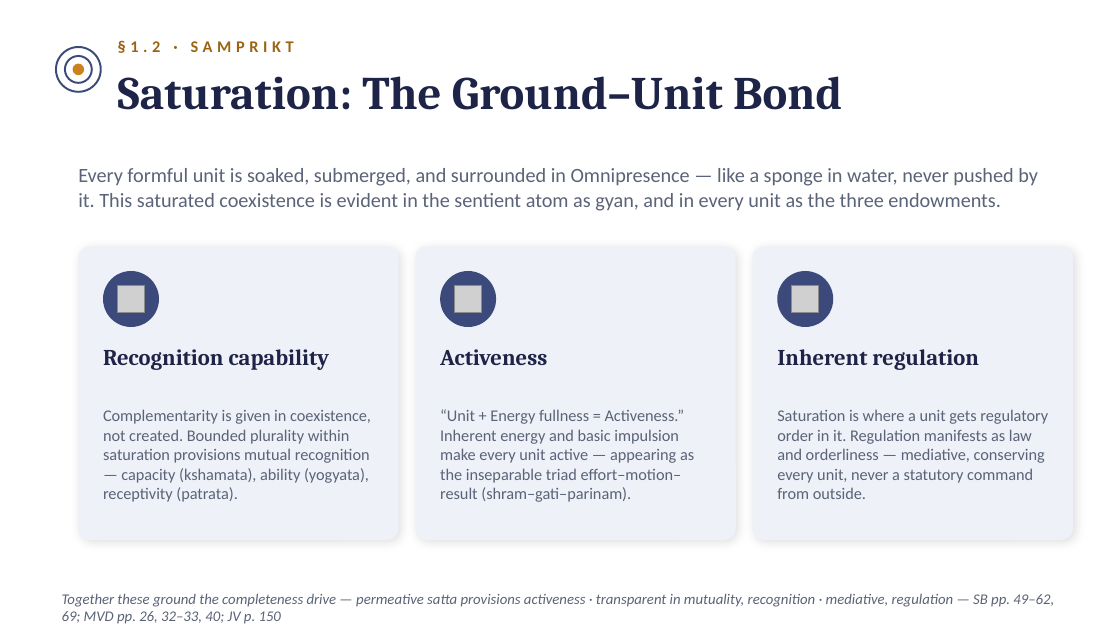
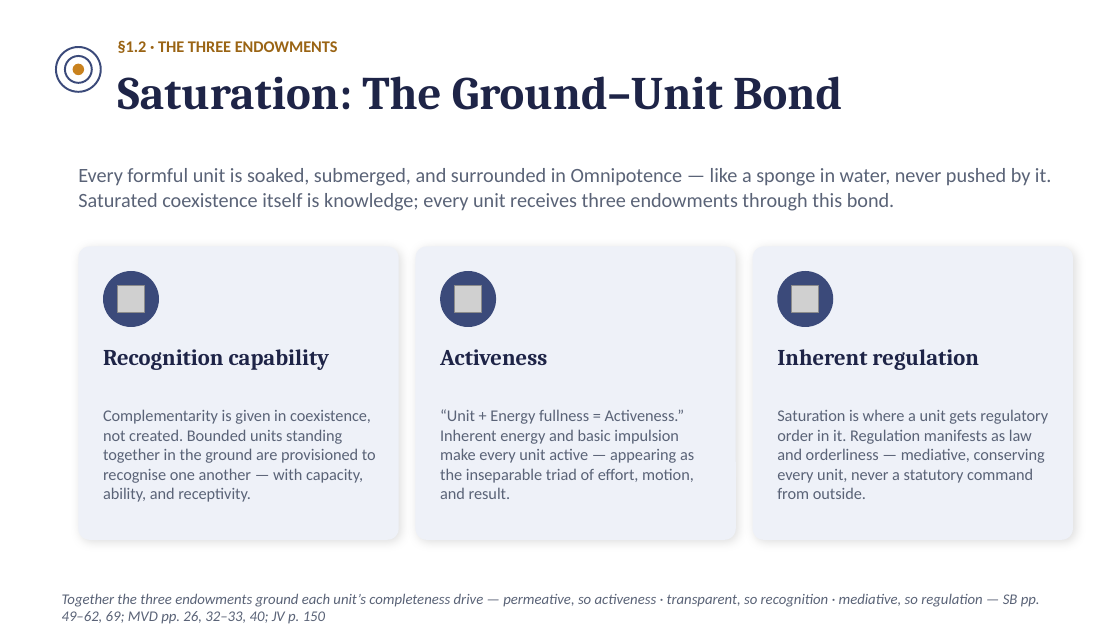
Before and after one commit to raghavamohan/AnalyticMadhyasthDarshan, a slide deck: slide 4 of Studies/The-Ontology-of-Coexistence/The-Ontology-of-Existence-Madhyasth-Darshan.pptx. Drawn at 1120x630 pixels with LibreOffice and Linux fonts; fonts in the diff are those of the drawing; grey boxes stand for pictures. Boxes give left, top, right and bottom in pixels: in the first picture for what was removed or moved away, otherwise in the second. Text is boxed around its words. In the diff, an @@ line names an element or a change of style, - is before the commit and + after.

```diff
--- a/Studies/The-Ontology-of-Coexistence/The-Ontology-of-Existence-Madhyasth-Darshan.pptx
+++ b/Studies/The-Ontology-of-Coexistence/The-Ontology-of-Existence-Madhyasth-Darshan.pptx
@@ text at <box>118,40,338,53</box>: text changed @@
-§1.2 · SAMPRIKT
+§1.2 · THE THREE ENDOWMENTS
@@ text at <box>78,168,1051,211</box>: text changed @@
-Every formful unit is soaked, submerged, and surrounded in Omnipresence — like a sponge in water, never pushed by it. This saturated coexistence is evident in the sentient atom as gyan, and in every unit as the three endowments.
+Every formful unit is soaked, submerged, and surrounded in Omnipotence — like a sponge in water, never pushed by it. Saturated coexistence itself is knowledge; every unit receives three endowments through this bond.
@@ text at <box>103,409,376,502</box>: text changed @@
-Complementarity is given in coexistence, not created. Bounded plurality within saturation provisions mutual recognition — capacity (kshamata), ability (yogyata), receptivity (patrata).
+Complementarity is given in coexistence, not created. Bounded units standing together in the ground are provisioned to recognise one another — with capacity, ability, and receptivity.
@@ text at <box>440,409,694,499</box>: text changed @@
-“Unit + Energy fullness = Activeness.” Inherent energy and basic impulsion make every unit active — appearing as the inseparable triad effort–motion–result (shram–gati–parinam).
+“Unit + Energy fullness = Activeness.” Inherent energy and basic impulsion make every unit active — appearing as the inseparable triad of effort, motion, and result.
@@ text at <box>62,593,1040,624</box>: text changed @@
-Together these ground the completeness drive — permeative satta provisions activeness · transparent in mutuality, recognition · mediative, regulation — SB pp. 49–62, 69; MVD pp. 26, 32–33, 40; JV p. 150
+Together the three endowments ground each unit’s completeness drive — permeative, so activeness · transparent, so recognition · mediative, so regulation — SB pp. 49–62, 69; MVD pp. 26, 32–33, 40; JV p. 150
```
Also in this commit, not shown: 18 other slides changed, 1 slide added.
